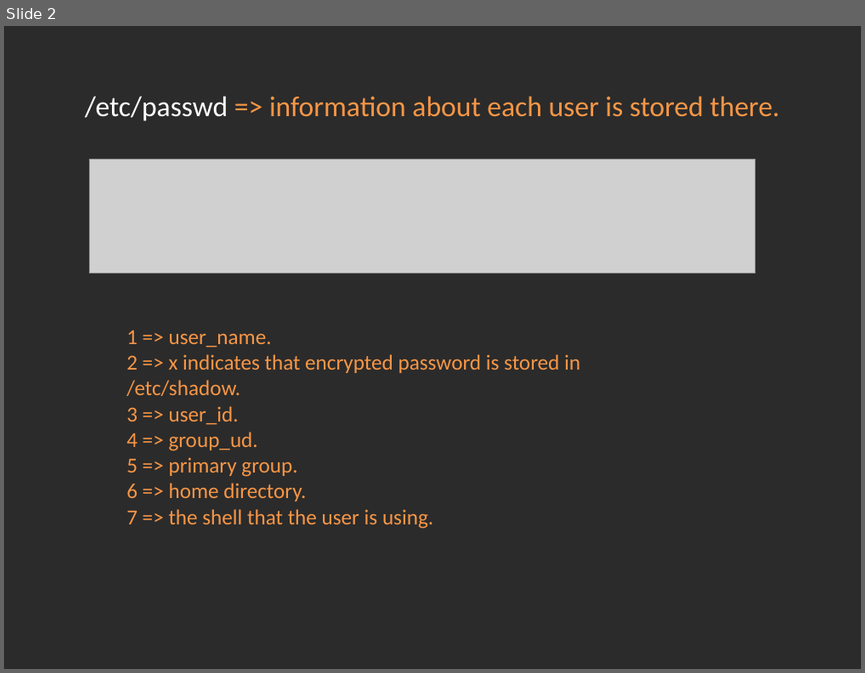
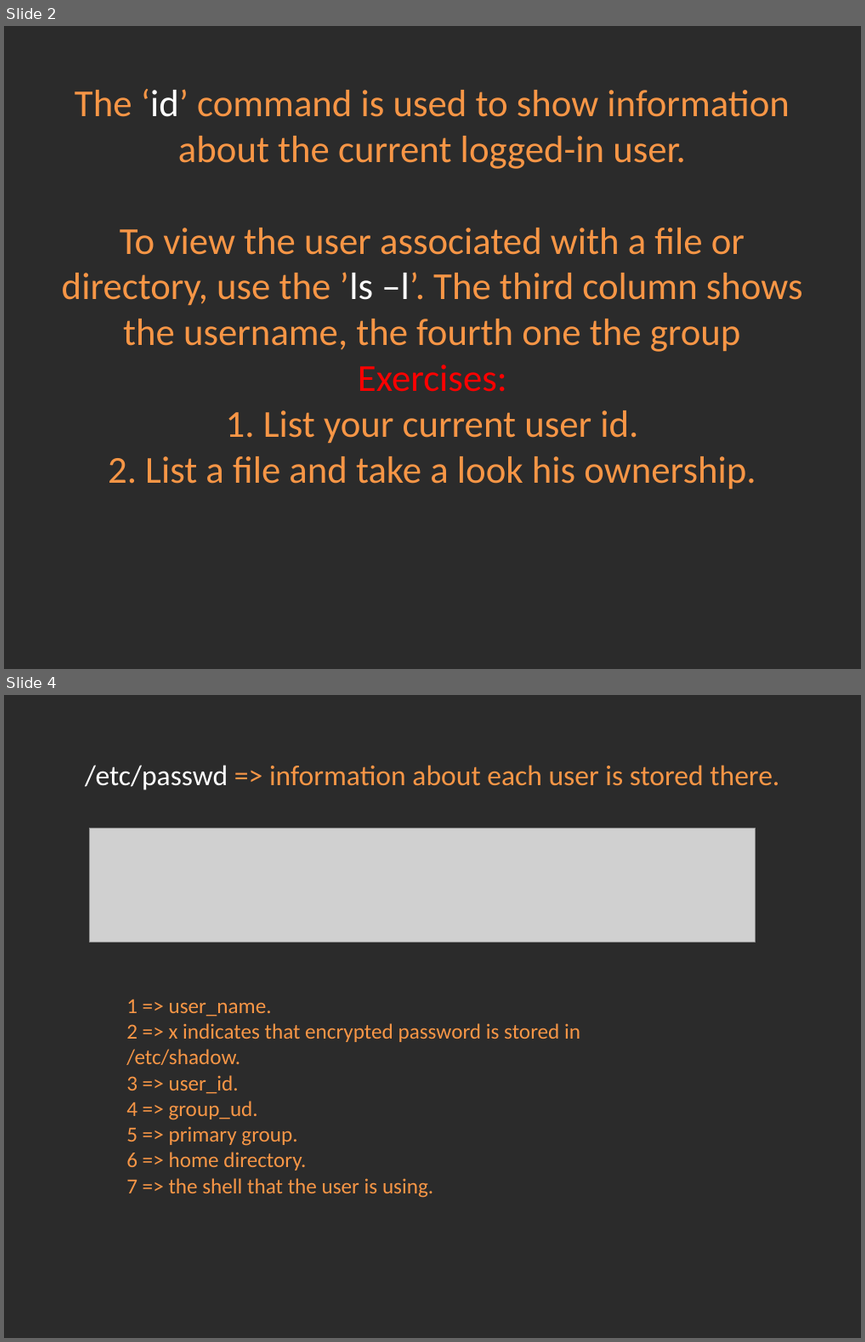
Before and after one commit to Academy-Soft-Intellect/Linux-Course, a slide deck: 4.Users_And_UsersGroups/04-UsersAndUsersGroups.pptx. Shown one above the other, each under a label of ours: slide 2 before the commit, slides 2 and 4 after it; the slides between them are not shown. The pictures are 865x673 and 865x1342 pixels, drawn with LibreOffice and Linux fonts; fonts in the diff are those of the drawing; grey boxes stand for pictures; background and template pictures are left out; a plain dark background stands for a picture behind light text. Boxes give left, top, right and bottom in pixels: in the first picture for what was removed or moved away, otherwise in the second. Text is boxed around its words. In the diff, an @@ line names an element or a change of style, - is before the commit and + after.

Commit message:
users and groups.

```diff
--- a/4.Users_And_UsersGroups/04-UsersAndUsersGroups.pptx
+++ b/4.Users_And_UsersGroups/04-UsersAndUsersGroups.pptx
@@ slide 2 added at [4,26,861,669], background picture (left out) @@
@@ title added at [62,89,803,489], 32 pt, text #F79646 @@
+The ‘id’ command is used to show information about the current logged-in user.
+To view the user associated with a file or directory, use the ’ls –l’. The third column shows the username, the fourth one the group
+Exercises:
+1. List your current user id.
+2. List a file and take a look his ownership.
@@ what was slide 2 is now slide 4 @@
```
Also in this commit, not shown: 4 slides changed, 2 other slides added, 1 other file.
